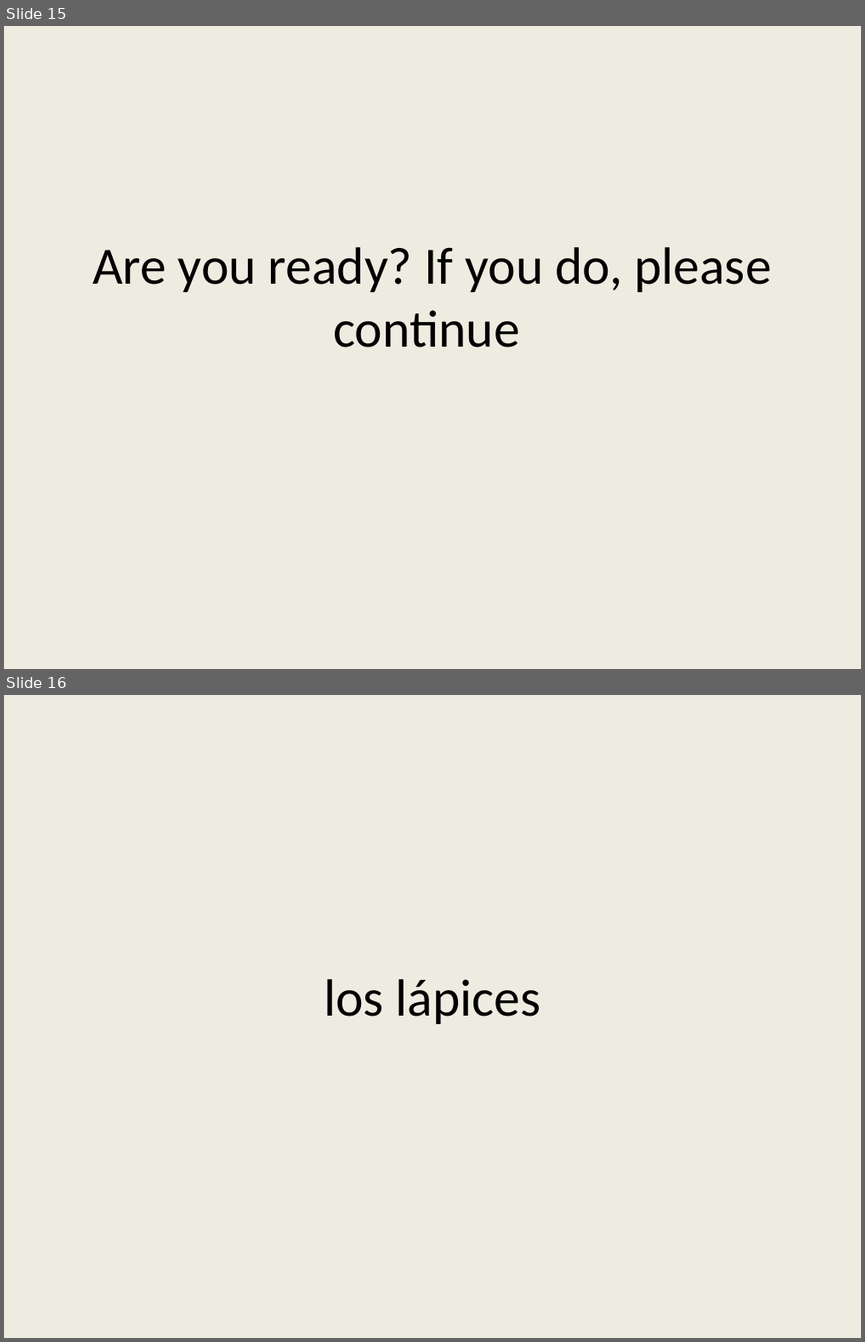
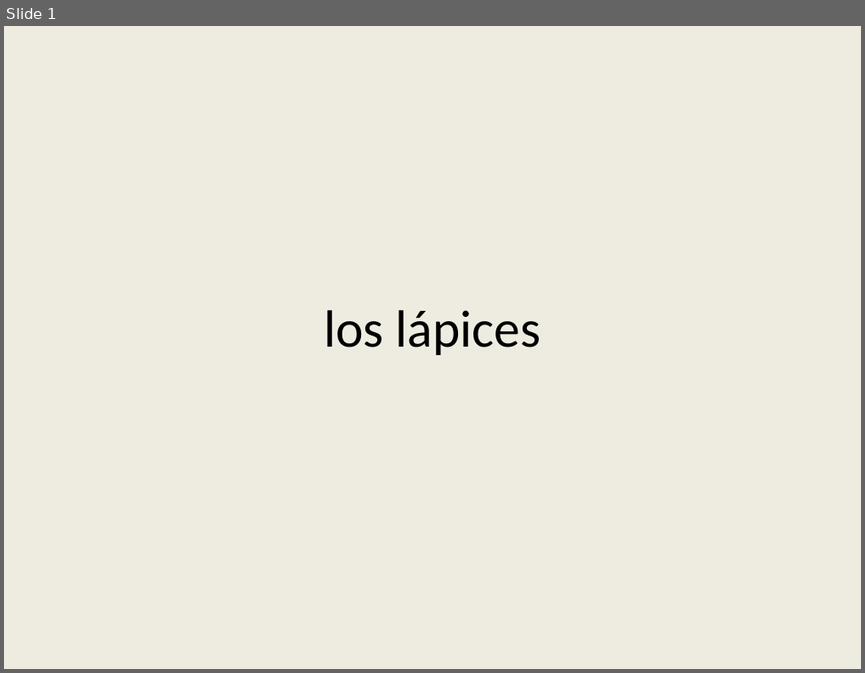
Before and after one commit to jmarkovitsr/agreement, a slide deck: experiments/EPT_SP.pptx. Shown one above the other, each under a label of ours: slides 15 and 16 before the commit, slide 1 after it. The pictures are 865x1342 and 865x673 pixels, drawn with LibreOffice and Linux fonts; fonts in the diff are those of the drawing. Boxes give left, top, right and bottom in pixels: in the first picture for what was removed or moved away, otherwise in the second. Text is boxed around its words. In the diff, an @@ line names an element or a change of style, - is before the commit and + after.

```diff
--- a/experiments/EPT_SP.pptx
+++ b/experiments/EPT_SP.pptx
@@ slide 15 removed at (4,26,861,669), background #EEECE1 @@
@@ title removed at (92,247,771,347) @@
-Are you ready? If you do, please continue
@@ what was slide 16 is now slide 1 @@
```
Also in this commit, not shown: 14 other slides removed, 3 other files.
